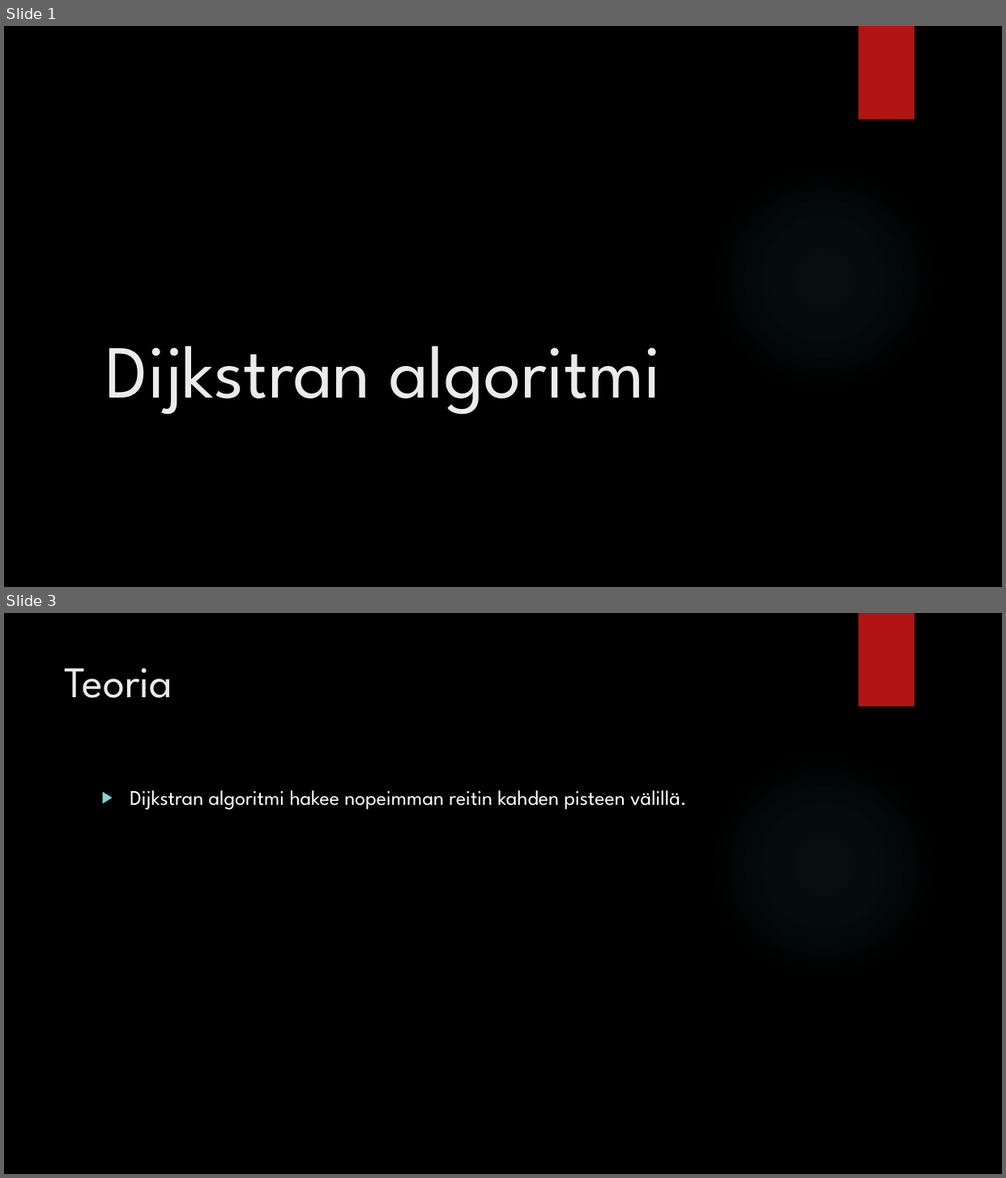
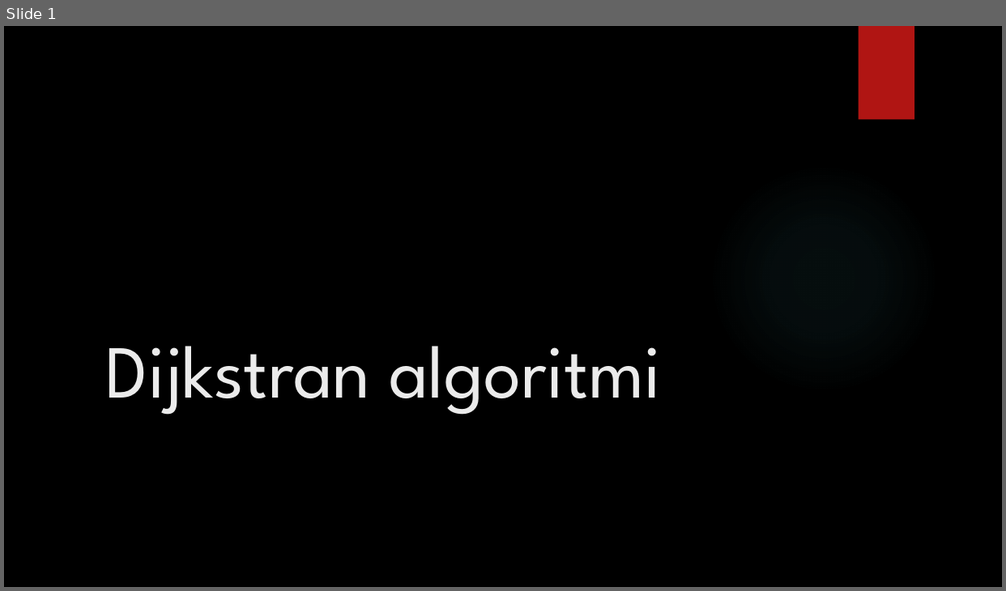
Before and after one commit to VilRan/PathfindingDemo, a slide deck: Dijkstran algoritmi Seminaari.pptx. Shown one above the other, each under a label of ours: slides 1 and 3 before the commit, slide 1 after it; the slides between them are not shown. The pictures are 1006x1178 and 1006x591 pixels, drawn with LibreOffice and Linux fonts; fonts in the diff are those of the drawing; background and template pictures are left out. Boxes give left, top, right and bottom in pixels: in the first picture for what was removed or moved away, otherwise in the second. Text is boxed around its words. In the diff, an @@ line names an element or a change of style, - is before the commit and + after.

```diff
--- a/Dijkstran algoritmi Seminaari.pptx
+++ b/Dijkstran algoritmi Seminaari.pptx
@@ slide 3 removed at [4, 613, 1002, 1174], background picture (left out); not listed: 2 template elements that a slide beside it also shows @@
@@ title removed at [65, 668, 173, 698] @@
-Teoria
@@ text removed at [130, 790, 687, 810] @@
-▶ Dijkstran algoritmi hakee nopeimman reitin kahden pisteen välillä.
```
Also in this commit, not shown: 2 slides changed, 1 other file.
